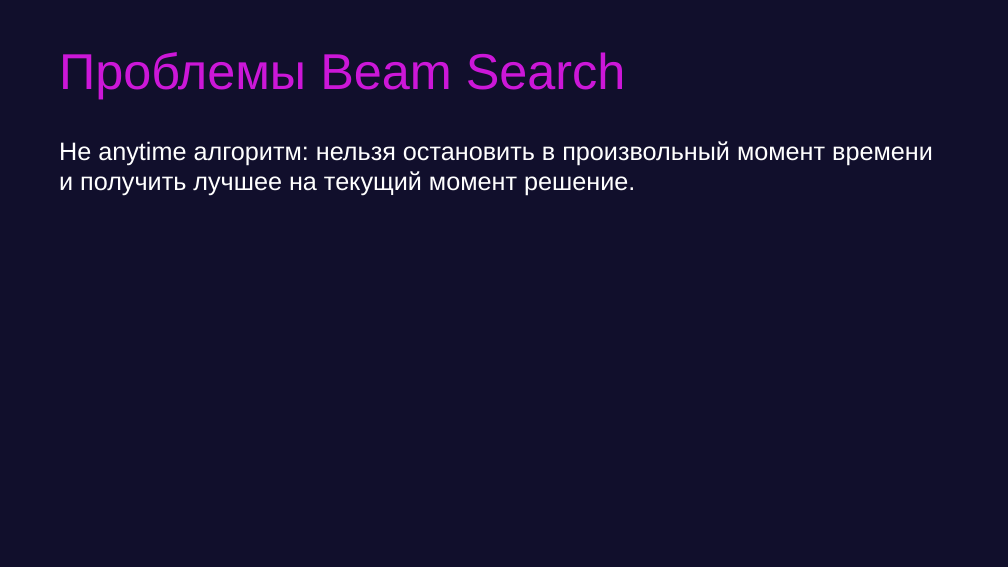
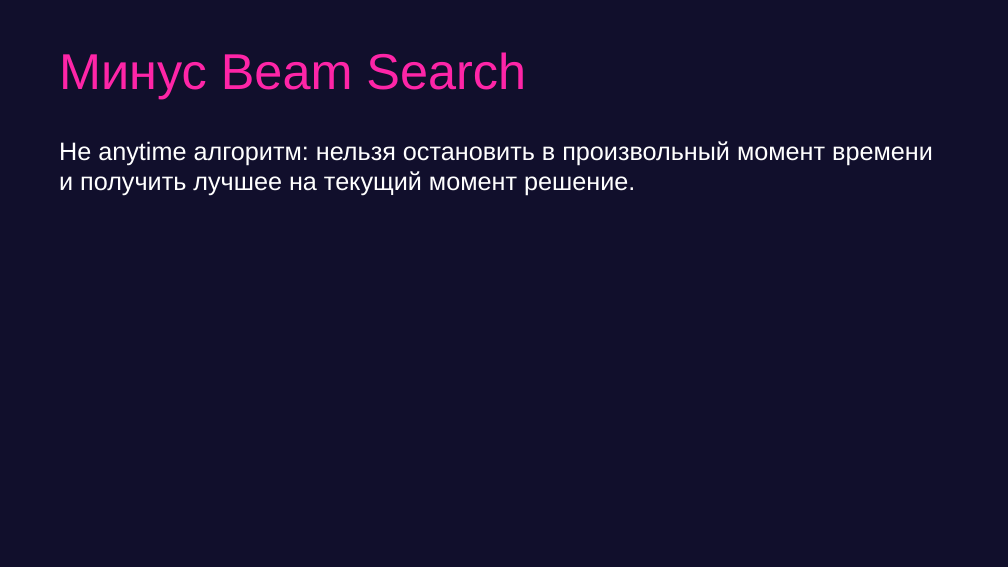
Before and after one commit to game-ai-course/game-ai-school, a slide deck: slide 14 of slides/online_4dx1.5h/day3-beam.pptx. Drawn at 1008x567 pixels with LibreOffice and Linux fonts; fonts in the diff are those of the drawing. Boxes give left, top, right and bottom in pixels: in the first picture for what was removed or moved away, otherwise in the second. Text is boxed around its words. In the diff, an @@ line names an element or a change of style, - is before the commit and + after.

```diff
--- a/slides/online_4dx1.5h/day3-beam.pptx
+++ b/slides/online_4dx1.5h/day3-beam.pptx
@@ title at <box>59,52,526,99</box>: text changed; text colour #CC17D8 to #FE25A7 @@
-Проблемы Beam Search
+Минус Beam Search
```
Also in this commit, not shown: 37 other slides changed, 3 slides added, 1 slide removed, 12 other files.
